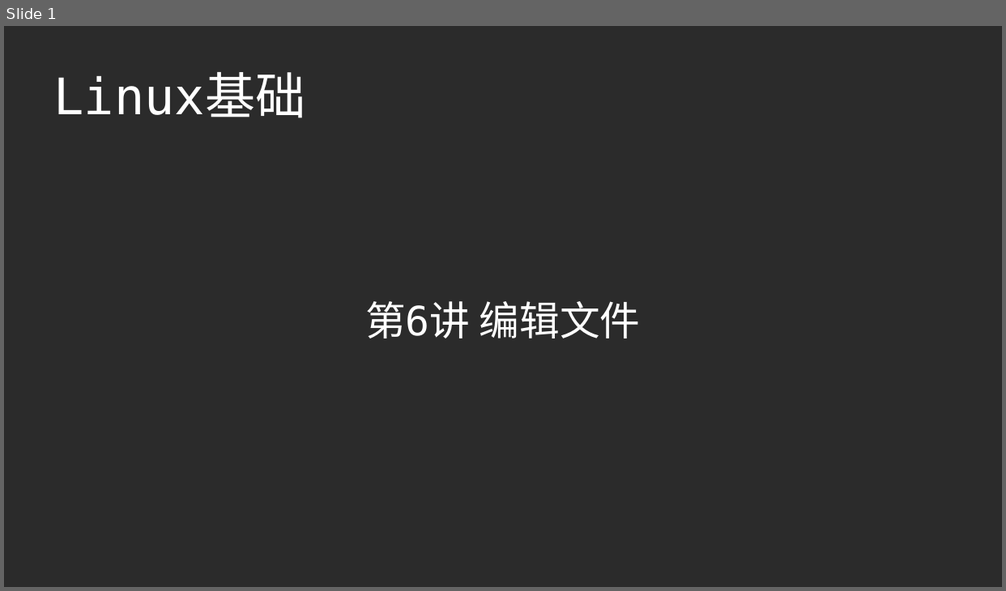
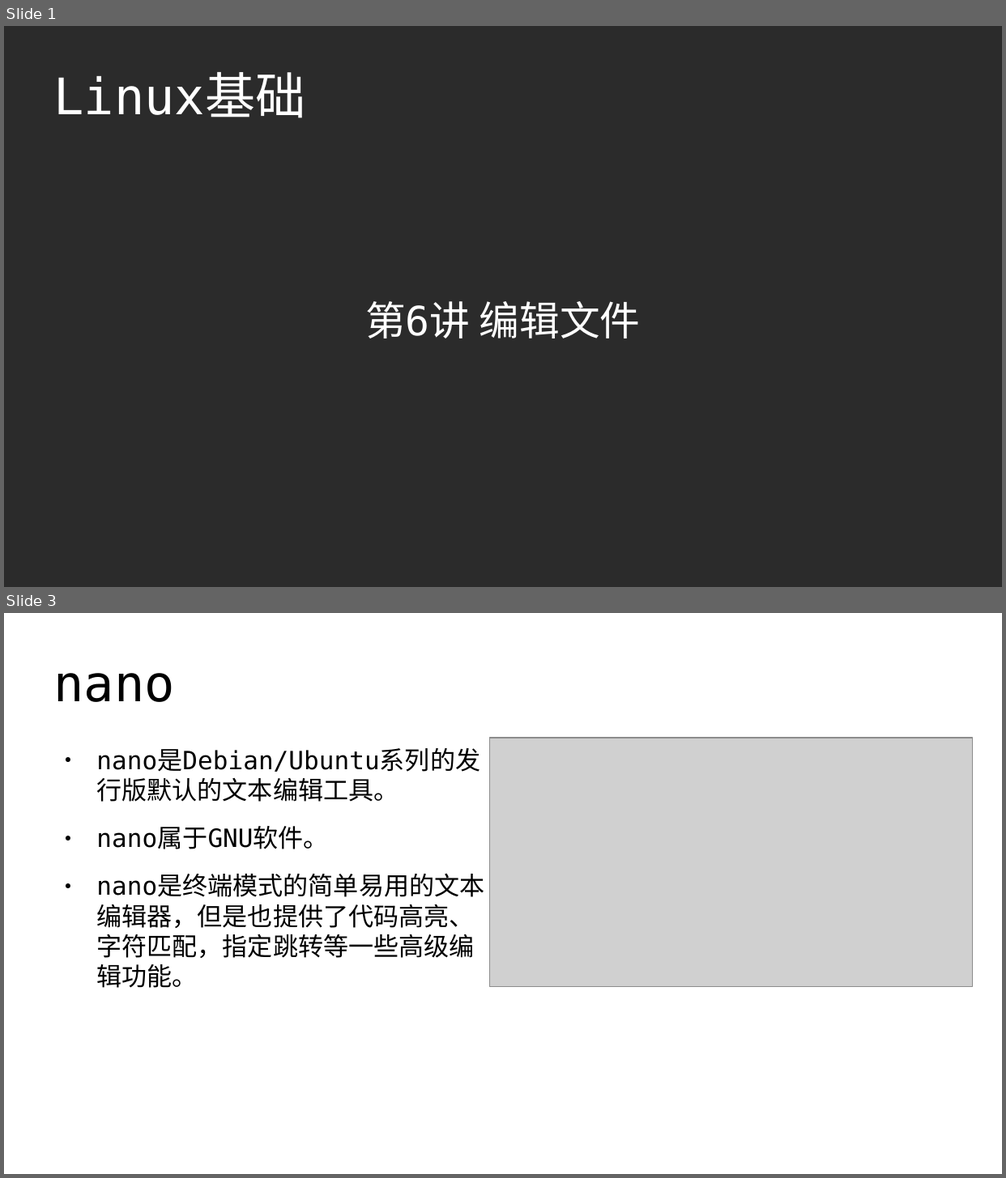
Before and after one commit to master-genius/linux-system, a slide deck: materials/slides/ch06-edit-file.odp. Shown one above the other, each under a label of ours: slide 1 before the commit, slides 1 and 3 after it; the slides between them are not shown. The pictures are 1006x591 and 1006x1178 pixels, drawn with LibreOffice and Linux fonts; fonts in the diff are those of the drawing; grey boxes stand for pictures; background and template pictures are left out; a plain dark background stands for a picture behind light text. Boxes give left, top, right and bottom in pixels: in the first picture for what was removed or moved away, otherwise in the second. Text is boxed around its words. In the diff, an @@ line names an element or a change of style, - is before the commit and + after.

```diff
--- a/materials/slides/ch06-edit-file.odp
+++ b/materials/slides/ch06-edit-file.odp
@@ slide 3 added at box(4, 613, 1002, 1174), background #FFFFFF @@
@@ title added at box(54, 673, 175, 702), 40 pt, text #000000 @@
+nano
@@ text added at box(96, 748, 480, 988), 20 pt, text #000000 @@
+● nano是Debian/Ubuntu系列的发行版默认的文本编辑工具。
+● nano属于GNU软件。
+● nano是终端模式的简单易用的文本编辑器，但是也提供了代码高亮、字符匹配，指定跳转等一些高级编辑功能。
@@ picture added at box(490, 738, 973, 988) @@
```
Also in this commit, not shown: 8 slides changed, 2 other slides added, 3 other files.
